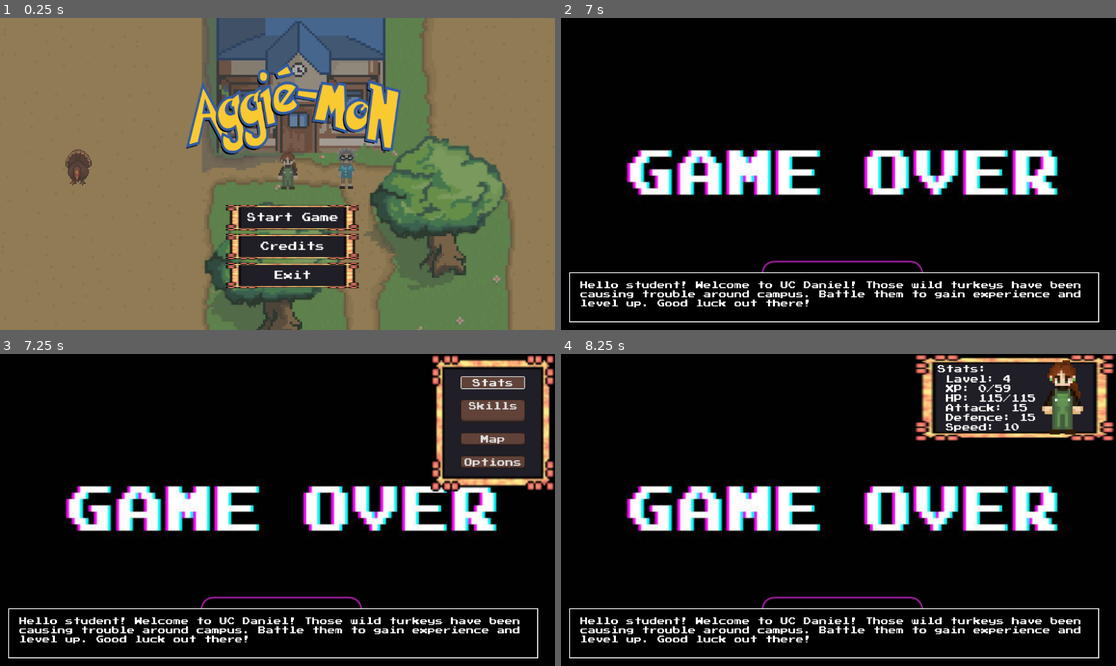
Above: before the commit, frames 1-4 (two rows, left to right).
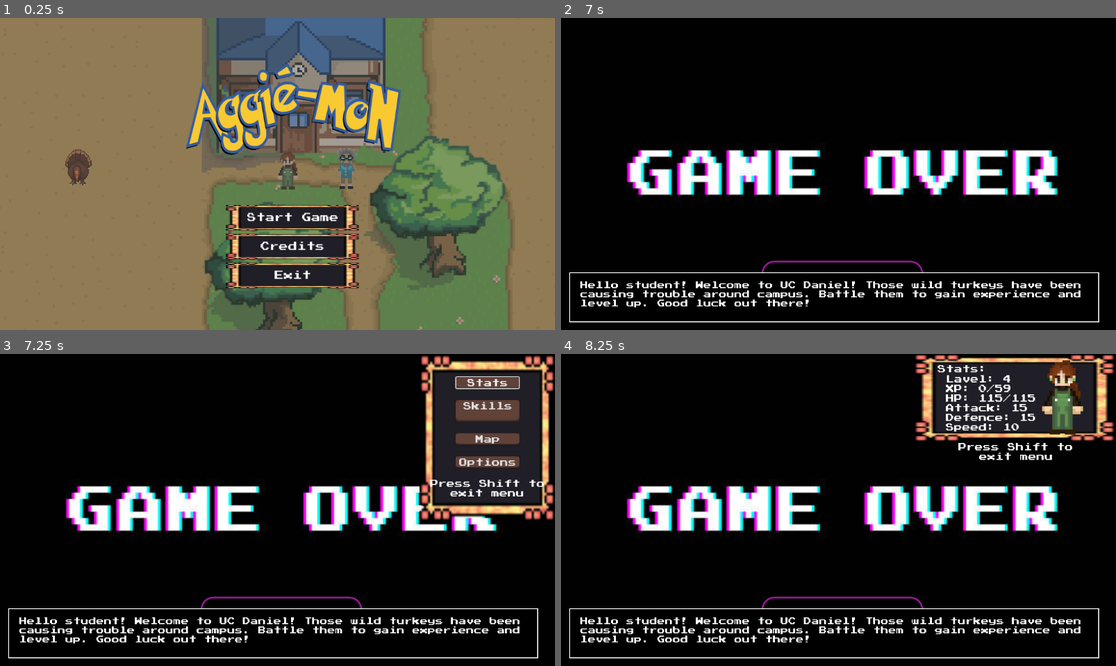
Above: after the commit, the same moments.

Repository: DrewCoding/179-Final-Project
Game: Godot game, scene res://Scenes/new_map_test.tscn
Two runs of this game, one before a commit and one after it. Both use one fixed random seed, a clock stepped at 60 frames per second and the inputs below.
Inputs:
- Up to frame 1 (0.25 s): no input
- Up to frame 2 (7 s): click "Start Game" at 0.5 s; hold D (right) 1.28-2.03 s; tap Space (Level Up) at 1.35, 5.1, 6.6 s; tap G (shop) at 1.52, 2.27, 6.02, 6.77 s; hold S (down) 2.03-2.75 s; tap 0 at 2.1, 5.85 s; click "RETRY?" at 2.75 s; click "RETRY?" at 3.5 s; click "RETRY?" at 4.25 s; hold D (right) 5.03-5.78 s; hold W (up) 5.78-6.53 s; tap Enter at 6.5 s; hold A (left) from 6.53 s (still down)
- Up to frame 3 (7.25 s): keep holding A (left); tap Shift (menu) at 7.15 s
- Up to frame 4 (8.25 s): tap 0 at 7.35 s; tap G (shop) at 7.52 s; release A (left) at 8 s; click "Stats" at 8 s

Frames 1-2 are identical in both runs. In frame 3, 6.2% of the frame differs, in the area x 75-100%, y 0-54%; in frame 4, 0.4%.

Commit message:
Fixed glitch in skill points display, added direction to exit menu

Diff:
--- a/aggiemon/Scripts/textbox_layer.gd
+++ b/aggiemon/Scripts/textbox_layer.gd
@@ -5,7 +5,6 @@
 @onready var label = $Textbox/Panel/MarginContainer/HBoxContainer/Label
 @onready var text_sfx: AudioStreamPlayer = $TextSFX
 @onready var tween = get_tree().create_tween()
-@onready var player : Player = $"../Player"
 
 @export var num_visible_character_per_loop = 2
 @export var speed_of_character_read = 0.03
--- a/aggiemon/UI/map_menu.tscn
+++ b/aggiemon/UI/map_menu.tscn
@@ -48,3 +48,13 @@
 layout_mode = 2
 size_flags_vertical = 3
 stretch_mode = 5
+
+[node name="Label2" type="Label" parent="."]
+layout_mode = 0
+offset_left = 276.0
+offset_top = 258.0
+offset_right = 876.0
+offset_bottom = 307.0
+text = "Press Shift to
+exit menu"
+horizontal_alignment = 1
--- a/aggiemon/UI/options_menu.tscn
+++ b/aggiemon/UI/options_menu.tscn
@@ -89,5 +89,15 @@
 offset_bottom = 41.0
 grow_horizontal = 2
 
+[node name="Label2" type="Label" parent="PanelContainer/MarginContainer/VBoxContainer"]
+layout_mode = 0
+offset_left = 50.0
+offset_top = 201.0
+offset_right = 288.0
+offset_bottom = 238.0
+text = "Press Shift to
+exit menu"
+horizontal_alignment = 1
+
 [connection signal="value_changed" from="PanelContainer/MarginContainer/VBoxContainer/HBoxContainer/Label/HSlider" to="." method="_on_music_slider_value_changed"]
 [connection signal="value_changed" from="PanelContainer/MarginContainer/VBoxContainer/HBoxContainer2/Label/HSlider" to="." method="_on_sfx_slider_value_changed"]
--- a/aggiemon/UI/overworld_menu.tscn
+++ b/aggiemon/UI/overworld_menu.tscn
@@ -61,6 +61,12 @@
 text = "Options
 "
 
+[node name="Label" type="Label" parent="MarginContainer/VBoxContainer"]
+layout_mode = 2
+text = "Press Shift to
+exit menu"
+horizontal_alignment = 1
+
 [node name="OpenSFX" type="AudioStreamPlayer" parent="."]
 stream = ExtResource("3_tb71c")
 volume_db = -8.0
--- a/aggiemon/UI/skills_menu.tscn
+++ b/aggiemon/UI/skills_menu.tscn
@@ -66,4 +66,14 @@
 offset_bottom = 12.0
 text = "Details"
 
+[node name="Label" type="Label" parent="PanelContainer/HBoxContainer"]
+layout_mode = 0
+offset_left = 4.0
+offset_top = 203.0
+offset_right = 549.0
+offset_bottom = 251.0
+text = "Press Shift to
+exit menu"
+horizontal_alignment = 1
+
 [connection signal="item_selected" from="PanelContainer/HBoxContainer/VBoxContainer/SkillList" to="." method="_on_skill_list_item_selected"]
--- a/aggiemon/UI/stats_menu.tscn
+++ b/aggiemon/UI/stats_menu.tscn
@@ -48,6 +48,16 @@
 offset_right = 102.0
 offset_bottom = 80.0
 
+[node name="Label" type="Label" parent="PanelContainer/HBoxContainer/VBoxContainer/StatsLabel"]
+layout_mode = 0
+offset_left = -45.0
+offset_top = 141.0
+offset_right = 370.0
+offset_bottom = 186.0
+text = "Press Shift to
+exit menu"
+horizontal_alignment = 1
+
 [node name="Sprite" type="TextureRect" parent="PanelContainer/HBoxContainer"]
 layout_mode = 0
 offset_left = 260.0
--- a/aggiemon/shop_menu.gd
+++ b/aggiemon/shop_menu.gd
@@ -45,7 +45,7 @@
 func _populate_shop_list() -> void:
 	print("skill_list export is:", shop_list)
 	shop_list.clear()
-
+	skill_point_label.text = str(character.skill_points)
 	if skills.is_empty():
 		info_label.text = "That's all I know..."
 		return
@@ -53,8 +53,6 @@
 	for skill in skills:
 		shop_list.add_item(skill.skill_name)
 		print(skill.skill_name)
-
-	skill_point_label.text = str(character.skill_points)
 
 
 func _on_shop_list_item_selected(index: int) -> void:
@@ -64,6 +62,7 @@
 	if(character.skill_points > 0):
 		character.skill_points -= 1
 		character.add_skill(skills[index])
+		print(character.skill_points)
 		skills.remove_at(index)
 		_populate_shop_list()
 	if skills.size() > 0:
Not shown, changed: AggieProjectDocument.md
